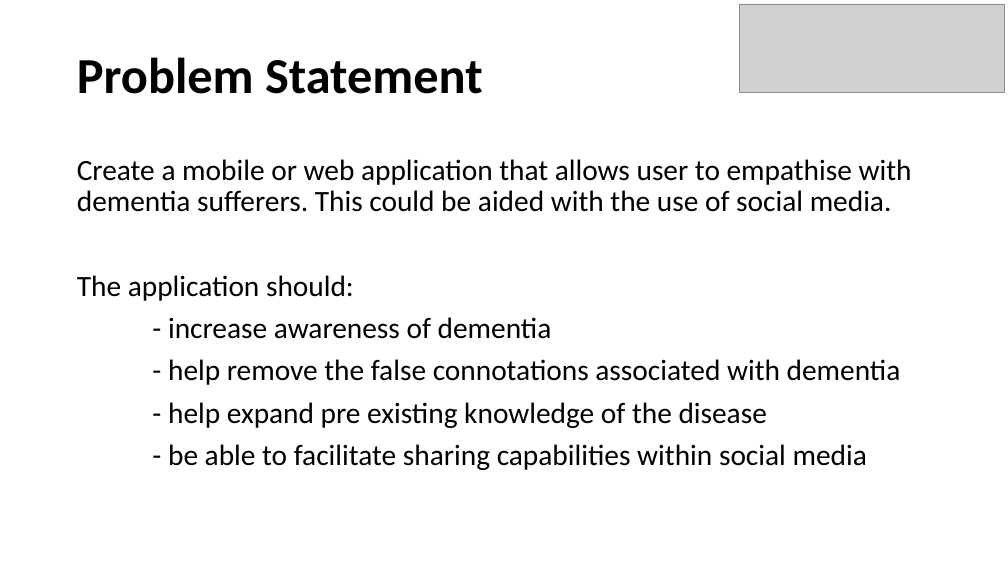
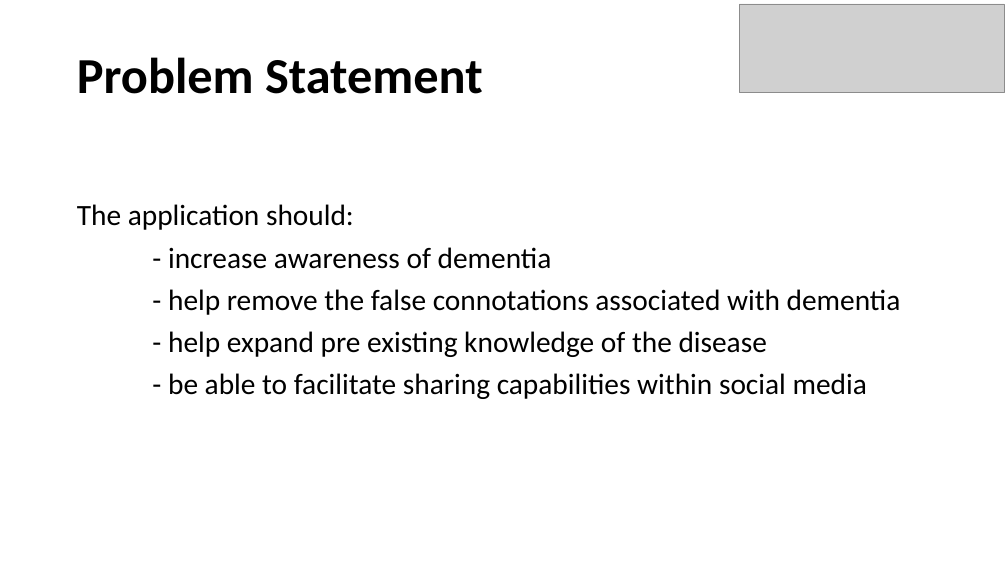
Before and after one commit to Ldn2016/team-11, a slide deck: slide 4 of _presentation/Team 11 Presentation.pptx (slide 3 before the commit). Drawn at 1008x567 pixels with LibreOffice and Linux fonts; fonts in the diff are those of the drawing; grey boxes stand for pictures. Boxes give left, top, right and bottom in pixels: in the first picture for what was removed or moved away, otherwise in the second. Text is boxed around its words. In the diff, an @@ line names an element or a change of style, - is before the commit and + after.

```diff
--- a/_presentation/Team 11 Presentation.pptx
+++ b/_presentation/Team 11 Presentation.pptx
@@ text at (77, 159, 912, 212): paragraph removed @@
-Create a mobile or web application that allows user to empathise with dementia sufferers. This could be aided with the use of social media.
```
Also in this commit, not shown: 3 other slides changed, 3 slides added.
